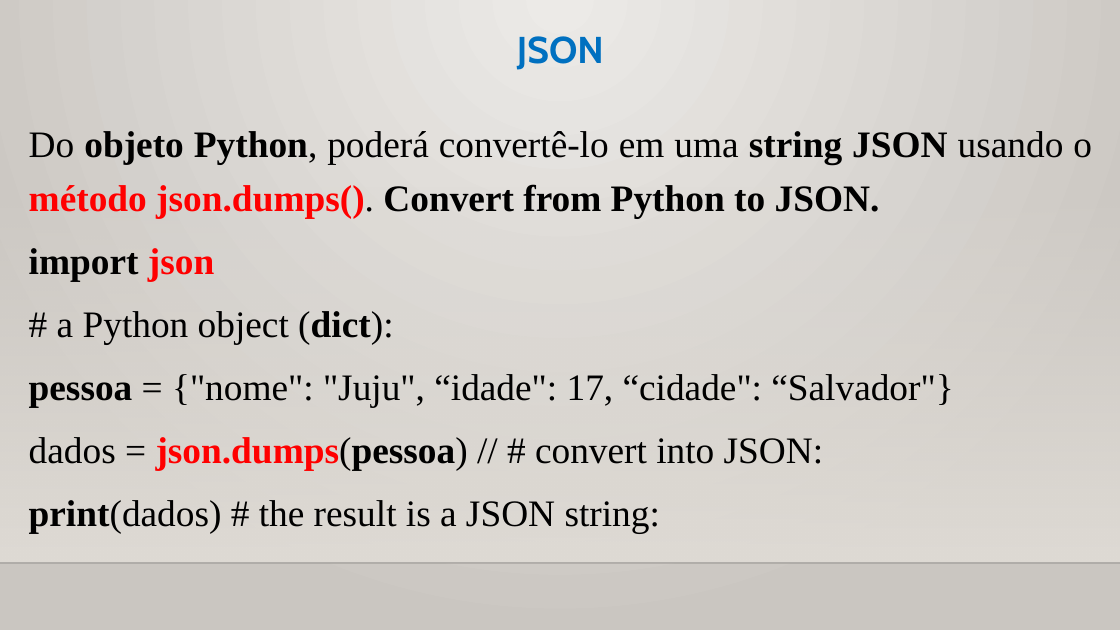
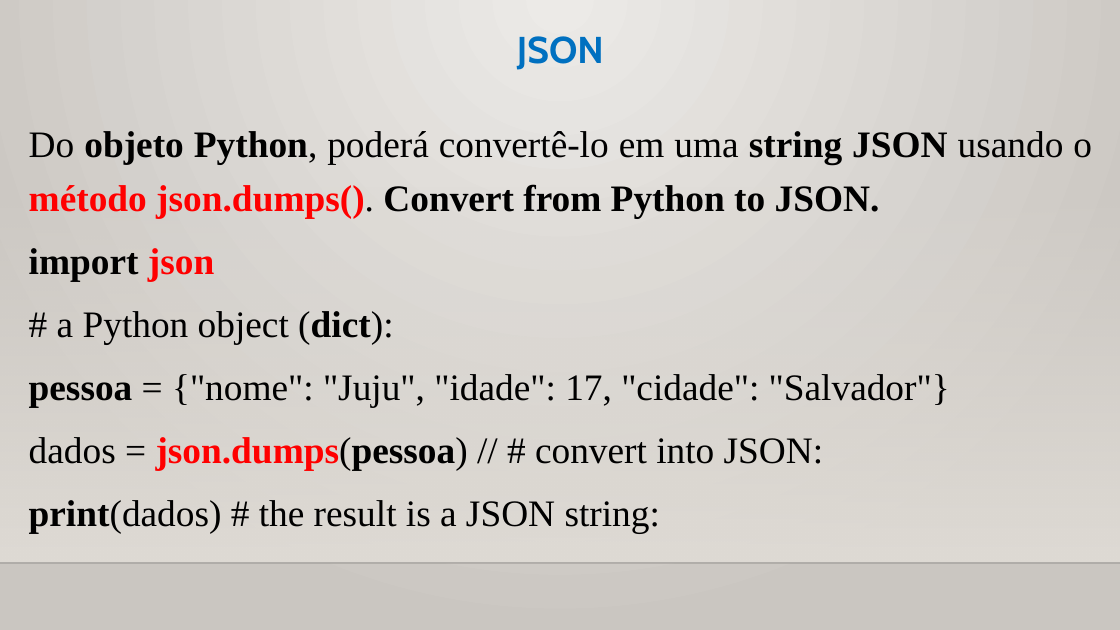
Before and after one commit to CloudEducationBrazil/WydenPythonParadigmas, a slide deck: slide 5 of 01 Classes/Aula 10 Programação Python - Arquivos e JSON.pptx. Drawn at 1120x630 pixels with LibreOffice and Linux fonts; fonts in the diff are those of the drawing; background and template pictures are left out. Boxes give left, top, right and bottom in pixels: in the first picture for what was removed or moved away, otherwise in the second. Text is boxed around its words. In the diff, an @@ line names an element or a change of style, - is before the commit and + after.

```diff
--- a/01 Classes/Aula 10 Programação Python - Arquivos e JSON.pptx
+++ b/01 Classes/Aula 10 Programação Python - Arquivos e JSON.pptx
@@ text at [29,374,950,407]: text changed @@
-pessoa = {"nome": "Juju", “idade": 17, “cidade": “Salvador"}
+pessoa = {"nome": "Juju", "idade": 17, "cidade": "Salvador"}
```
Also in this commit, not shown: 6 other slides changed.
